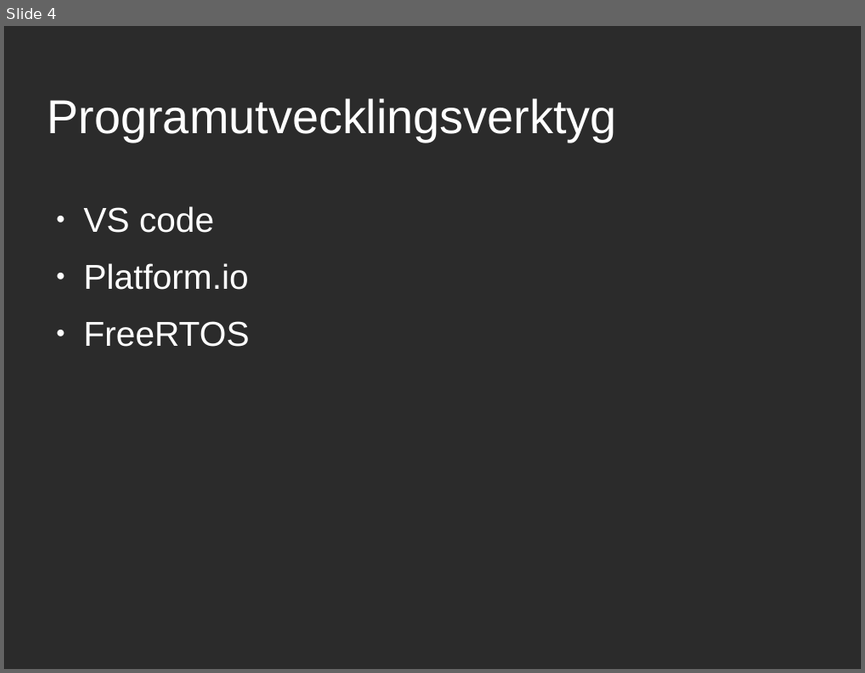
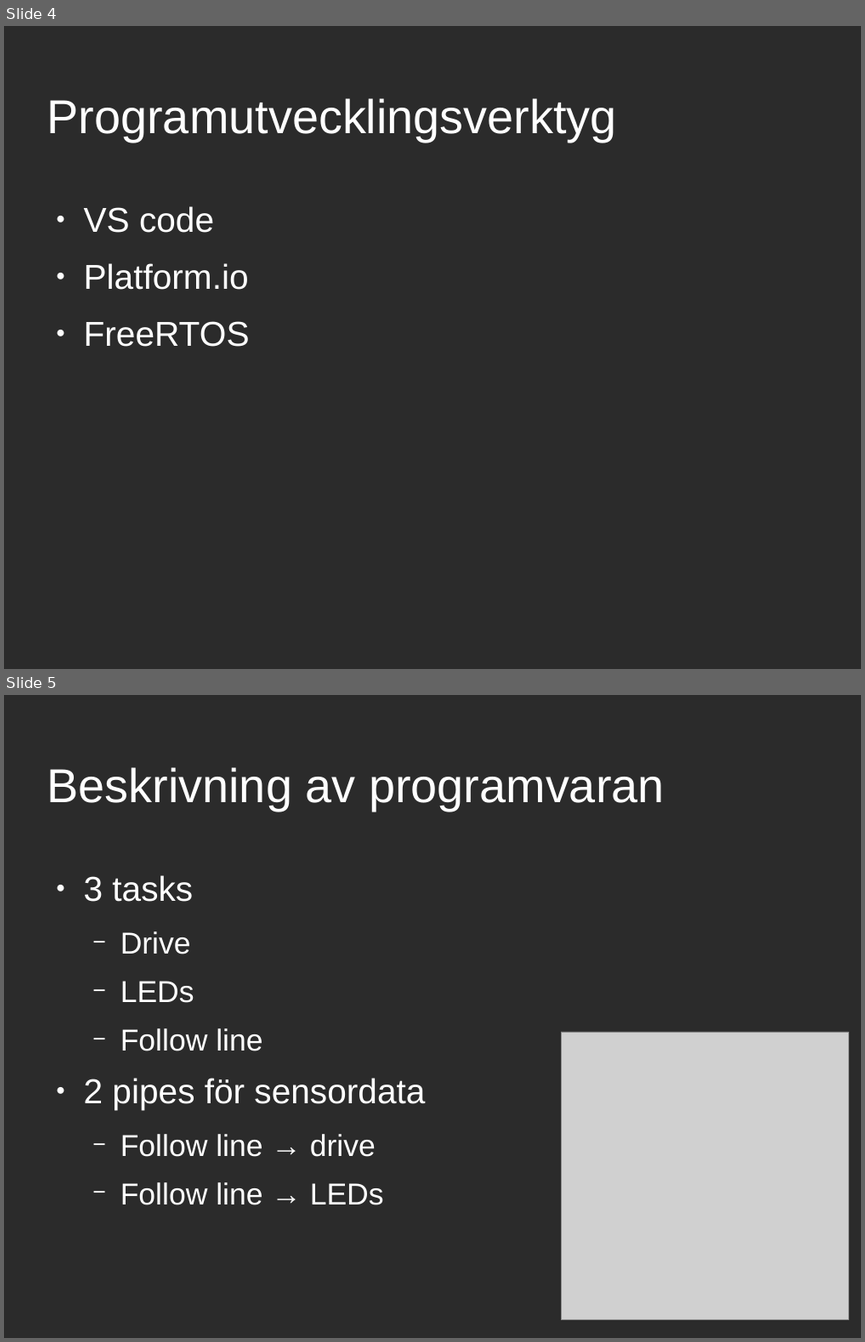
Before and after one commit to jreinhed/line-follower, a slide deck: NucleoCar.odp. Shown one above the other, each under a label of ours: slide 4 before the commit, slides 4 and 5 after it. The pictures are 865x673 and 865x1342 pixels, drawn with LibreOffice and Linux fonts; fonts in the diff are those of the drawing; grey boxes stand for pictures; background and template pictures are left out; a plain dark background stands for a picture behind light text. Boxes give left, top, right and bottom in pixels: in the first picture for what was removed or moved away, otherwise in the second. Text is boxed around its words. In the diff, an @@ line names an element or a change of style, - is before the commit and + after.

```diff
--- a/NucleoCar.odp
+++ b/NucleoCar.odp
@@ slide 5 added at <box>4,695,861,1338</box>, background picture (left out) @@
@@ title added at <box>46,767,664,811</box>, 44 pt, text #FFFFFF @@
+Beskrivning av programvaran
@@ text added at <box>84,875,425,1205</box>, 28 pt, text #FFFFFF @@
+● 3 tasks
+  − Drive
+  − LEDs
+  − Follow line
+● 2 pipes för sensordata
+  − Follow line → drive
+  − Follow line → LEDs
@@ picture added at <box>562,1032,849,1320</box> @@
```
Also in this commit, not shown: 1 slide changed, 1 slide removed, 1 other file.
